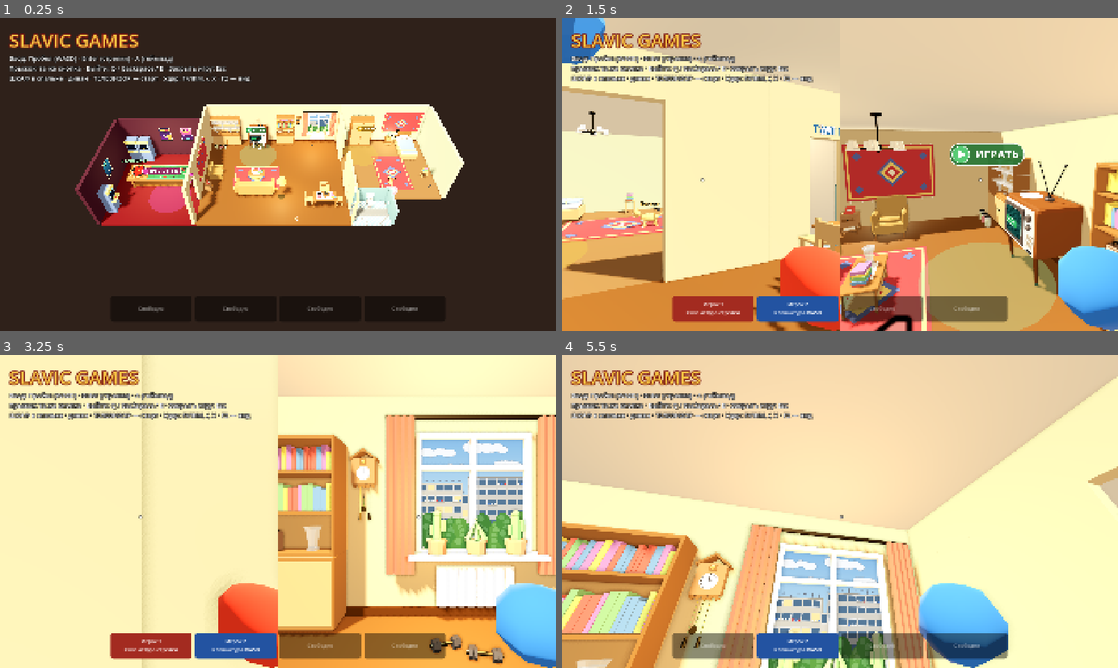
Above: before the commit, frames 1-4 (two rows, left to right).
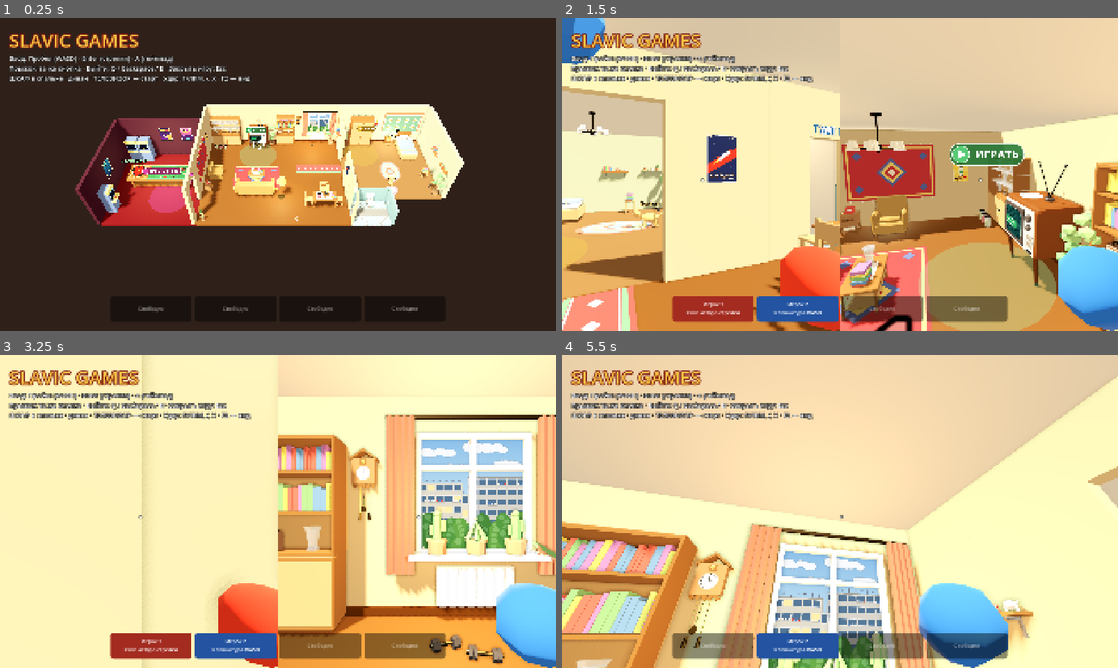
Above: after the commit, the same moments.

Repository: Gabrie1code/slavic-games
Game: Godot game, scene res://scenes/lobby/local_lobby.tscn
The game is run twice, just before and just after one commit, with the same random seed, the same clock (stepped at 60 frames per second) and the same inputs.
Inputs (mouse positions are in pixels of both pictures, inside the frame that each line leads up to):
- Up to frame 1 (0.25 s): no input
- Up to frame 2 (1.5 s): tap Enter (menu_arrow_confirm) at 0.5 s; move the mouse to (962, 158) at 0.52 s; hold Right (menu_arrow_right) 0.53-1.28 s; tap Keypad Enter at 0.6 s; click (962, 158) at 0.67 s; tap Space at 0.77, 1.07 s; move the mouse to (812, 174) at 1.27 s; hold Up (menu_arrow_up) from 1.28 s (still down); tap E at 1.35 s
- Up to frame 3 (3.25 s): keep holding Up (menu_arrow_up); tap Space at 1.52, 1.82, 3.02 s; move the mouse to (289, 505) at 2.02 s; tap Q at 2.1 s; move the mouse to (250, 574) at 2.77 s; tap F at 2.85 s; click (250, 574) at 2.92 s
- Up to frame 4 (5.5 s): keep holding Up (menu_arrow_up); tap Space at 3.32, 3.77, 4.07, 4.52, 4.82 s; move the mouse to (878, 514) at 3.52 s; tap C at 3.6 s; move the mouse to (795, 508) at 4.27 s; tap G at 4.35 s; move the mouse to (845, 511) at 5.02 s; tap Backspace at 5.1 s; click (845, 511) at 5.17 s

The runs differ from the first frame. In frame 1, 1.5% of the frame differs, in the area x 35-81%, y 30-65%; in frame 2, 4.6%, in the area x 0-98%, y 37-100%; in frame 3, 0.1%; in frame 4, 0.6%.

Commit message:
Квартира: полки, растения, советские плакаты, дорожка; в спальне другой ковёр и половик
Co-Authored-By: Claude Opus 5.5 <noreply@anthropic.com>
Claude-Session: https://claude.ai/code/session_01D8uwbRJurrt4bqrYm2joHC

Diff:
--- a/scenes/lobby/apartment.gd
+++ b/scenes/lobby/apartment.gd
@@ -104,6 +104,7 @@
 	_build_living_extras()
 	toilet_room = ToiletRoom.new()
 	add_child(toilet_room)
+	_build_decor()
 
 
 # ---------------- Стены и пол ----------------
@@ -268,7 +269,8 @@
 	var bed_pos := Vector3(7.8, 0, -2.9)
 	_solid(_model("bed"), Vector3(1.1, 0.7, 2.05), 0.35, bed_pos)
 	# Ковёр левее кровати на 0.35 м: при ширине 2.6 м иначе заезжает в правую стену.
-	_place(_model("wall_carpet"), Vector3(bed_pos.x - 0.35, 0.75, BACK_Z + 0.08))
+	# Свой ковёр в спальне (зелёный, с «гёлями») — не такой, как в гостиной.
+	_place(_model("wall_carpet_green"), Vector3(bed_pos.x - 0.35, 0.75, BACK_Z + 0.08))
 	var stand_pos := Vector3(6.75, 0, -3.65)
 	# Тумбочка с ящиком: в ящике баллончик с краской (Nightstand, SprayCan).
 	nightstand = Nightstand.new()
@@ -277,7 +279,7 @@
 	_night_lamp = _breakable("table_lamp", stand_pos + Vector3(0, 0.6, 0),
 		[Color("2a7040"), Color("c0a050")], 0.4)
 	_build_night_light()
-	_place(_model("floor_rug"), Vector3(6.4, 0.005, -0.7)).rotation_degrees.y = 90.0
+	_place(_model("floor_rug_oval"), Vector3(6.3, 0.005, -0.8)).rotation_degrees.y = 90.0
 	_tippable("dumbbell", Vector3(0.34, 0.12, 0.12), 0.06, Vector3(8.5, 0, 0.6), 3.0, 30.0)
 	_tippable("stool", Vector3(0.36, 0.47, 0.36), 0.24, Vector3(8.4, 0, -0.4), 2.0)
 	_breakable("book_stack", Vector3(8.4, 0.47, -0.4), [Color("992018"), Color("cc9918")], 0.4)
@@ -363,6 +365,31 @@
 	floor_lamp.add_child(_lamp_glow)
 
 
+# ---------------- Уют: полки, растения, плакаты, дорожка ----------------
+
+func _build_decor() -> void:
+	# Растения (в кадках — твёрдые, обходить).
+	var plant_size := Vector3(0.45, 1.0, 0.45)
+	_solid(_model("plant_ficus"), plant_size, 0.5, Vector3(-1.65, 0, -3.62))
+	_solid(_model("plant_palm"), plant_size, 0.5, Vector3(2.62, 0, -3.6))
+	_solid(_model("plant_snake"), plant_size, 0.5, Vector3(-5.6, 0, 3.15))
+	_solid(_model("plant_snake"), plant_size, 0.5, Vector3(3.5, 0, -3.7), 0.8)
+	_solid(_model("plant_ficus"), plant_size, 0.5, Vector3(8.65, 0, 1.15), 1.3)
+	# Настенные полки (задняя сторона модели — к стене; модель смотрит на +Z).
+	_place(_model("wall_shelf_books"), Vector3(PARTITION_X - 0.08, 1.55, -3.0)).rotation.y = -PI / 2
+	_place(_model("wall_shelf_books"), Vector3(RIGHT_X, 1.5, -0.9)).rotation.y = -PI / 2
+	_place(_model("wall_shelf_plants"), Vector3(RIGHT_X, 1.55, 0.5)).rotation.y = -PI / 2
+	_place(_model("wall_shelf_plants"), Vector3(PARTITION_X + 0.08, 1.6, -3.0)).rotation.y = PI / 2
+	# Плакаты.
+	var size := Vector2(0.5, 0.7)
+	_poster("home_space", size, Vector3(PARTITION_X - 0.085, 1.65, 0.65), -PI / 2)
+	_poster("home_kefir", size, Vector3(LEFT_X + 0.012, 1.65, -2.5), PI / 2)
+	_poster("home_calendar", size, Vector3(5.75, 1.6, BACK_Z + 0.012), 0.0)
+	_poster("home_hockey", size, Vector3(PARTITION_X + 0.085, 1.6, 0.65), PI / 2)
+	# Ковровая дорожка к двери в спальню.
+	_place(_model("floor_runner"), Vector3(1.55, 0.004, -1.0))
+
+
 # ---------------- Телефон, часы, кот ----------------
 
 func _build_living_extras() -> void:
Binary file added: assets/models/apartment/floor_rug_oval.glb
Binary file added: assets/models/apartment/floor_runner.glb
Binary file added: assets/models/apartment/plant_ficus.glb
Binary file added: assets/models/apartment/plant_palm.glb
Binary file added: assets/models/apartment/plant_snake.glb
Binary file added: assets/models/apartment/wall_carpet_green.glb
Binary file added: assets/models/apartment/wall_shelf_books.glb
Binary file added: assets/models/apartment/wall_shelf_plants.glb
Binary file added: assets/textures/posters/home_calendar.png
Binary file added: assets/textures/posters/home_hockey.png
Binary file added: assets/textures/posters/home_kefir.png
Binary file added: assets/textures/posters/home_space.png
(and 1 more such lines)
